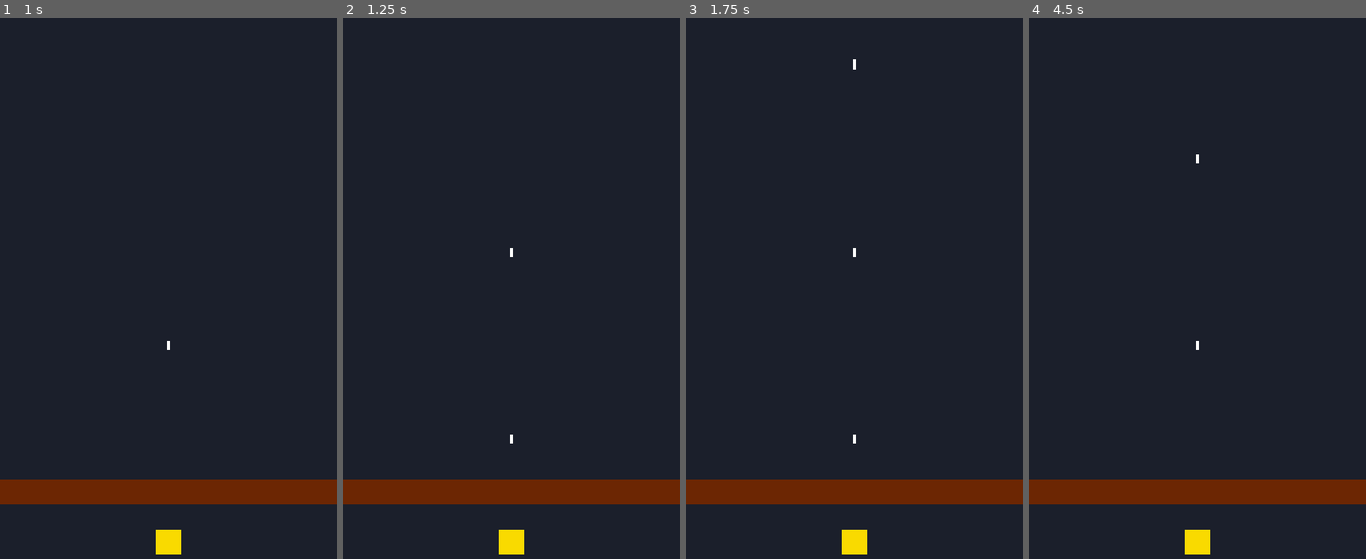
Above: before the commit, frames 1-4 (left to right).
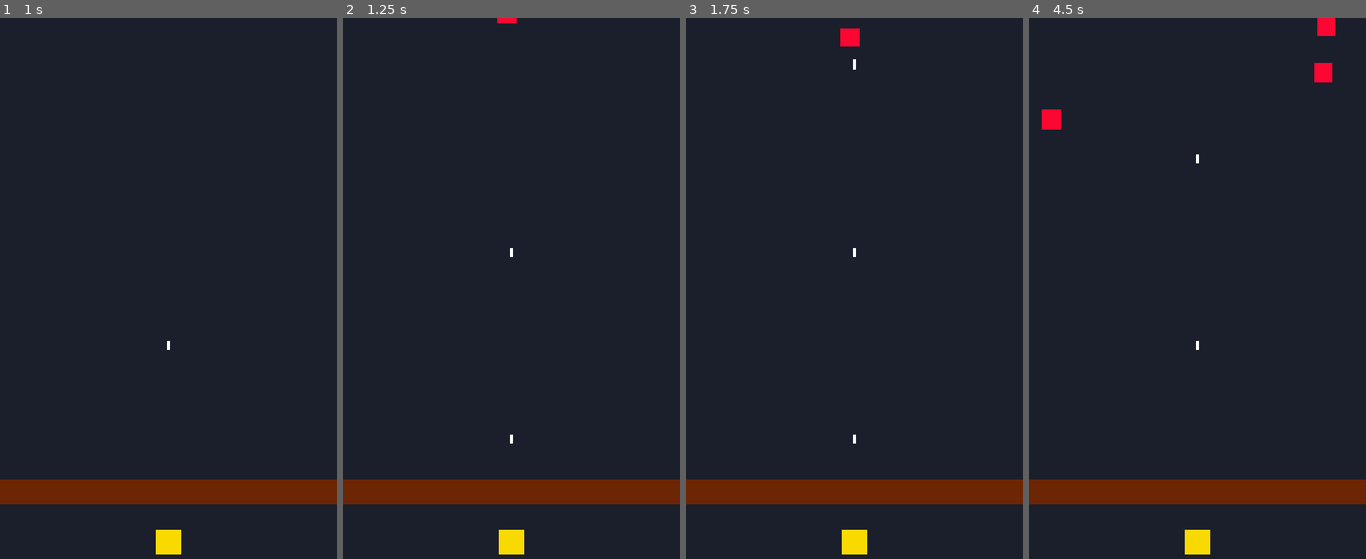
Above: after the commit, the same moments.

Repository: Blazquez-Dev/Gacha-Incremental
Game: Godot game, scene res://scenes/main.tscn
Same seed, same stepped clock (60 frames per second), same inputs: the game is played once before the commit and once after it.
Inputs:
- Up to frame 1 (1 s): tap Enter at 0.5 s
- Up to frame 2 (1.25 s): no input
- Up to frame 3 (1.75 s): tap Space at 1.25 s
- Up to frame 4 (4.5 s): no input

Frame 1 is identical in both runs. In frame 2, less than 0.1% of the frame differs, in the area x 45-52%, y 0-1%; in frame 3, 0.2%; in frame 4, 0.6%, in the area x 3-91%, y 0-21%.

Commit message:
etapa 3, generar enemigos

Diff:
--- a/gacha-incremental/scenes/bullet.tscn
+++ b/gacha-incremental/scenes/bullet.tscn
@@ -2,7 +2,10 @@
 
 [ext_resource type="Script" uid="uid://bg2832yfp73g8" path="res://scripts/bullet.gd" id="1_mkf8s"]
 
-[node name="Bullet" type="Node2D" unique_id=681696904]
+[sub_resource type="RectangleShape2D" id="RectangleShape2D_biic7"]
+size = Vector2(12, 30)
+
+[node name="Bullet" type="Area2D" unique_id=482602516]
 script = ExtResource("1_mkf8s")
 
 [node name="body" type="ColorRect" parent="." unique_id=1800350342]
@@ -10,3 +13,6 @@
 offset_top = -15.0
 offset_right = 6.0
 offset_bottom = 15.0
+
+[node name="CollisionShape2D" type="CollisionShape2D" parent="." unique_id=37653393]
+shape = SubResource("RectangleShape2D_biic7")
--- /dev/null
+++ b/gacha-incremental/scenes/enemy.tscn
@@ -0,0 +1,19 @@
+[gd_scene format=3 uid="uid://bx7q2hp1fll4t"]
+
+[ext_resource type="Script" uid="uid://df60ayaps86fp" path="res://scripts/enemy.gd" id="1_7p1mj"]
+
+[sub_resource type="RectangleShape2D" id="RectangleShape2D_biic7"]
+size = Vector2(60, 60)
+
+[node name="Enemy" type="Area2D" unique_id=1999530270]
+script = ExtResource("1_7p1mj")
+
+[node name="body" type="ColorRect" parent="." unique_id=1597353468]
+offset_left = -30.0
+offset_top = -30.0
+offset_right = 30.0
+offset_bottom = 30.0
+color = Color(0.9882353, 0.02745098, 0.19607843, 1)
+
+[node name="CollisionShape2D" type="CollisionShape2D" parent="." unique_id=1212448571]
+shape = SubResource("RectangleShape2D_biic7")
--- a/gacha-incremental/scenes/main.tscn
+++ b/gacha-incremental/scenes/main.tscn
@@ -1,8 +1,12 @@
 [gd_scene format=3 uid="uid://bu3o8ov8qfcc5"]
 
+[ext_resource type="Script" uid="uid://hanc2cnnql6t" path="res://scripts/main.gd" id="1_0wfyh"]
 [ext_resource type="PackedScene" uid="uid://bw824pu2o43jn" path="res://scenes/hero.tscn" id="1_o5qli"]
+[ext_resource type="PackedScene" uid="uid://bx7q2hp1fll4t" path="res://scenes/enemy.tscn" id="2_sugp2"]
 
 [node name="Main" type="Node2D" unique_id=585681813]
+script = ExtResource("1_0wfyh")
+enemy_scene = ExtResource("2_sugp2")
 
 [node name="background" type="ColorRect" parent="." unique_id=2097348377]
 offset_right = 1080.0
@@ -18,3 +22,5 @@
 
 [node name="Hero" parent="." unique_id=1003991837 instance=ExtResource("1_o5qli")]
 position = Vector2(540, 1680)
+
+[node name="SpawnTimer" type="Timer" parent="." unique_id=657676523]
--- a/gacha-incremental/scripts/bullet.gd
+++ b/gacha-incremental/scripts/bullet.gd
@@ -1,8 +1,17 @@
-extends Node2D
+extends Area2D
 
 var speed := 1200.0
+var damage := 1
+
+func _ready():
+	area_entered.connect(_on_area_entered)
 
 func _process(delta):
 	position.y -= speed * delta
 	if position.y < -100:
 		queue_free()
+
+func _on_area_entered(area):
+	if area.is_in_group("enemies"):
+		area.take_damage(damage)
+		queue_free()
--- /dev/null
+++ b/gacha-incremental/scripts/enemy.gd
@@ -0,0 +1,17 @@
+extends Area2D
+
+var speed := 150.0
+var hp := 3
+
+func _ready():
+	add_to_group("enemies")
+
+func _process(delta):
+	position.y += speed * delta
+	if position.y > 1480:
+		queue_free()
+
+func take_damage(amount):
+	hp -= amount
+	if hp <= 0:
+		queue_free()
--- /dev/null
+++ b/gacha-incremental/scripts/main.gd
@@ -0,0 +1,15 @@
+extends Node2D
+
+@export var enemy_scene: PackedScene
+
+@onready var spawn_timer: Timer = $SpawnTimer
+
+func _ready():
+	spawn_timer.wait_time = 1.0
+	spawn_timer.timeout.connect(_spawn_enemy)
+	spawn_timer.start()
+
+func _spawn_enemy():
+	var enemy = enemy_scene.instantiate()
+	enemy.position = Vector2(randf_range(60, 1020), -50)
+	add_child(enemy)
Not shown, added: gacha-incremental/scripts/enemy.gd.uid
Not shown, added: gacha-incremental/scripts/main.gd.uid
